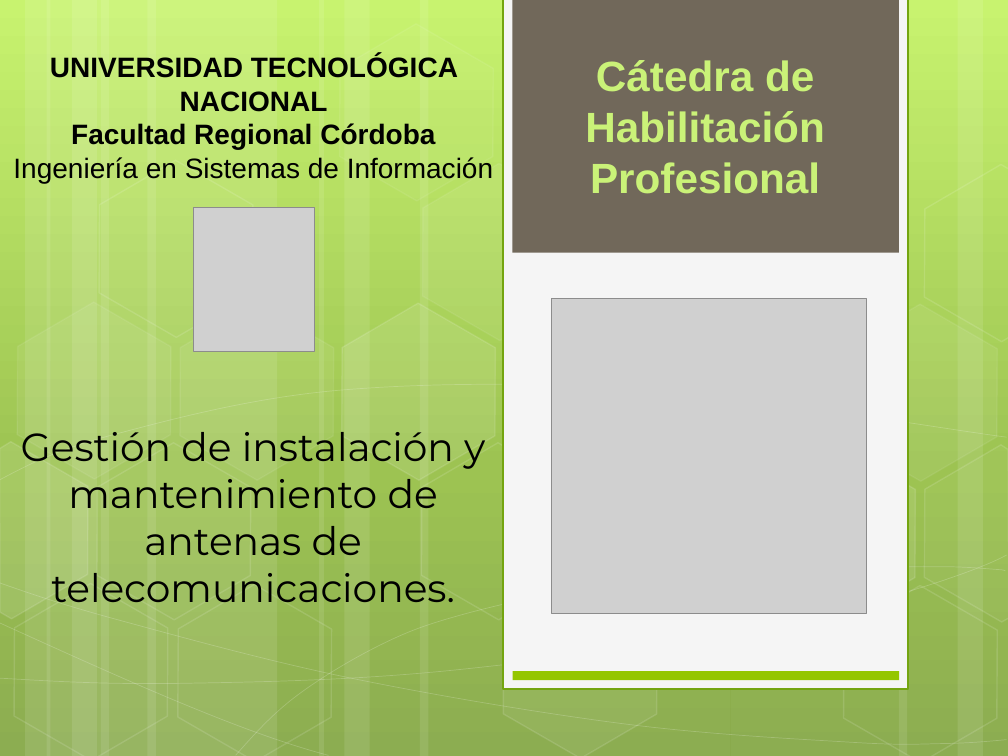
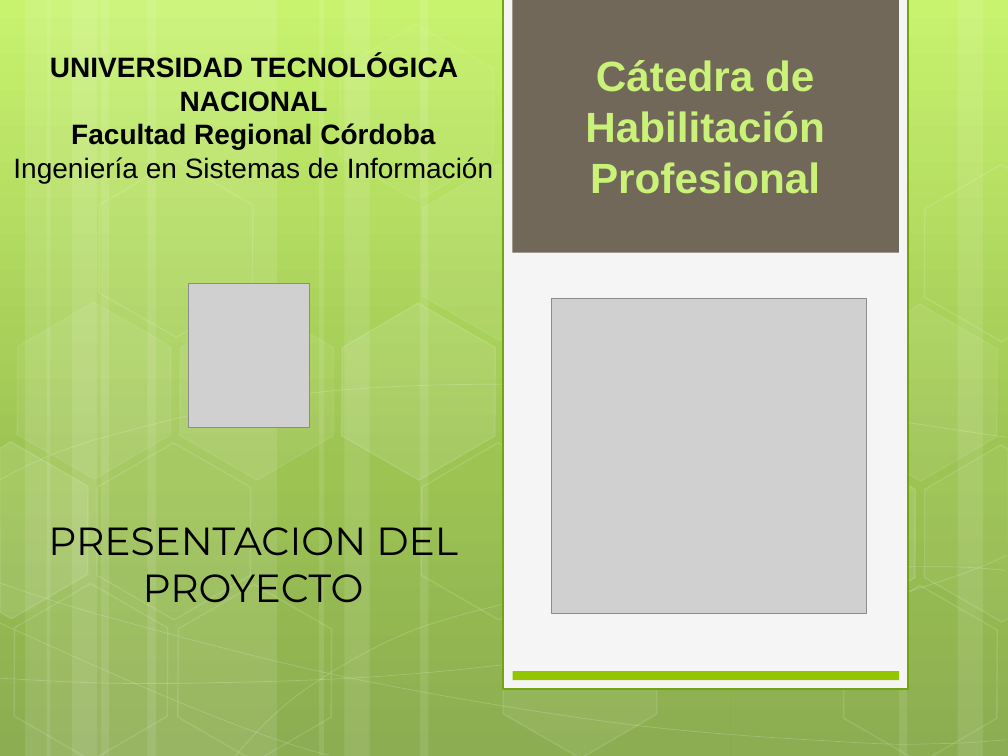
Before and after one commit to ptissera/habilitacion-profesional-2012-4k4, a slide deck: slide 1 of Documentacion/Proyecto/Presentacion Final/Exposicion Final.pptx. Drawn at 1008x756 pixels with LibreOffice and Linux fonts; fonts in the diff are those of the drawing; grey boxes stand for pictures. Boxes give left, top, right and bottom in pixels: in the first picture for what was removed or moved away, otherwise in the second. Text is boxed around its words. In the diff, an @@ line names an element or a change of style, - is before the commit and + after.

```diff
--- a/Documentacion/Proyecto/Presentacion Final/Exposicion Final.pptx
+++ b/Documentacion/Proyecto/Presentacion Final/Exposicion Final.pptx
@@ picture: place and size @@
-picture at (194, 208, 314, 352)
+picture at (188, 283, 309, 427)
@@ title at (48, 517, 458, 603): text changed @@
-Gestión de instalación y mantenimiento de antenas de telecomunicaciones.
+PRESENTACION DEL PROYECTO
```
Also in this commit, not shown: 13 other slides changed, 3 slides added, 11 slides removed.
